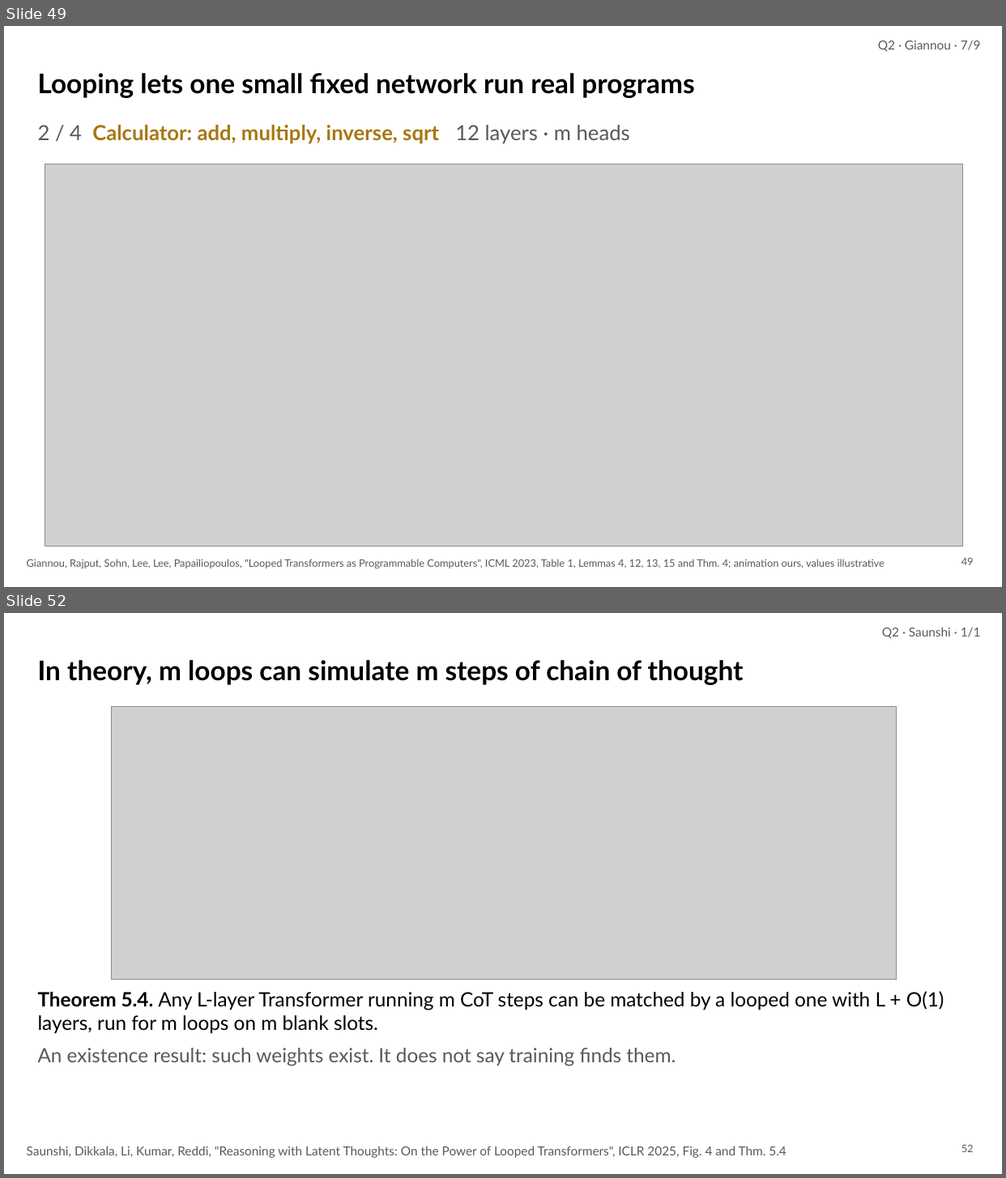
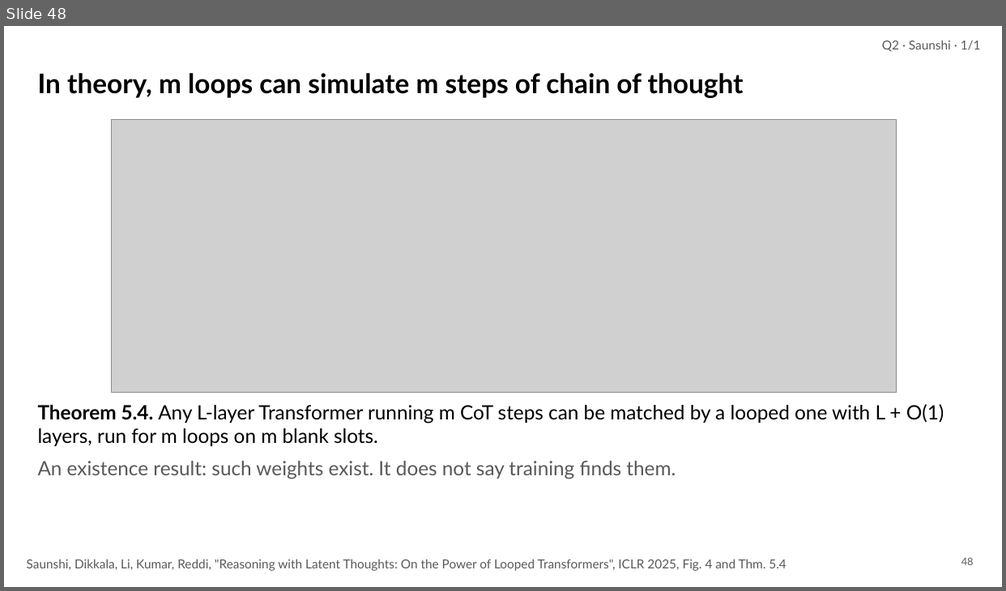
Before and after one commit to irregular6612/agi-hw2, a slide deck: build/out/looped-transformers.pptx. Shown one above the other, each under a label of ours: slides 49 and 52 before the commit, slide 48 after it; the slides between them are not shown. The pictures are 1006x1178 and 1006x591 pixels, drawn with LibreOffice and Linux fonts; fonts in the diff are those of the drawing; grey boxes stand for pictures. Boxes give left, top, right and bottom in pixels: in the first picture for what was removed or moved away, otherwise in the second. Text is boxed around its words. In the diff, an @@ line names an element or a change of style, - is before the commit and + after.

```diff
--- a/build/out/looped-transformers.pptx
+++ b/build/out/looped-transformers.pptx
@@ slide 49 removed at bbox=[4, 26, 1002, 587], background #FFFFFF @@
@@ text removed at bbox=[878, 40, 981, 52] @@
-Q2 · Giannou · 7/9
@@ text removed at bbox=[38, 73, 694, 98] @@
-Looping lets one small fixed network run real programs
@@ text removed at bbox=[38, 125, 630, 144] @@
-2 / 4 Calculator: add, multiply, inverse, sqrt 12 layers · m heads
@@ picture removed at bbox=[45, 165, 963, 546] @@
@@ text removed at bbox=[27, 559, 884, 570] @@
-Giannou, Rajput, Sohn, Lee, Lee, Papailiopoulos, "Looped Transformers as Programmable Computers", ICML 2023, Table 1, Lemmas 4, 12, 13, 15 and Thm. 4; animation ours, values illustrative
@@ page number removed at bbox=[961, 557, 974, 565] @@
-49
@@ what was slide 52 is now slide 48 @@
@@ page number at bbox=[961, 557, 974, 565]: text changed @@
-52
+48
```
Also in this commit, not shown: 5 slides changed, 3 other slides removed, 10 other files.
